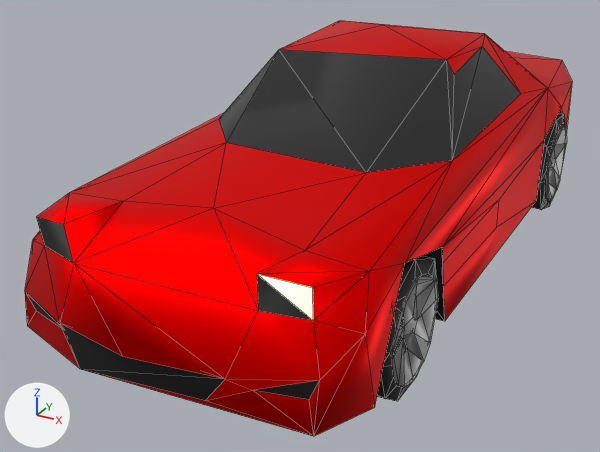
Two versions of the OBJ model assets/mazda_rx7_low.obj, one commit apart.
Both versions are drawn from a 50 mm lens placed at (1.94, -4.27, 2.17), pointed at (-0.22, -0.34, 0.21). The lights are fixed; the arrows at lower left show +X, +Y and +Z. Mesh edges are drawn as thin lines. Where no turn or scale is listed for an object, it has been applied to the vertices.

Names of what the first picture shows: 'BL_Wheel', 'FL_Wheel', 'RX-7'.
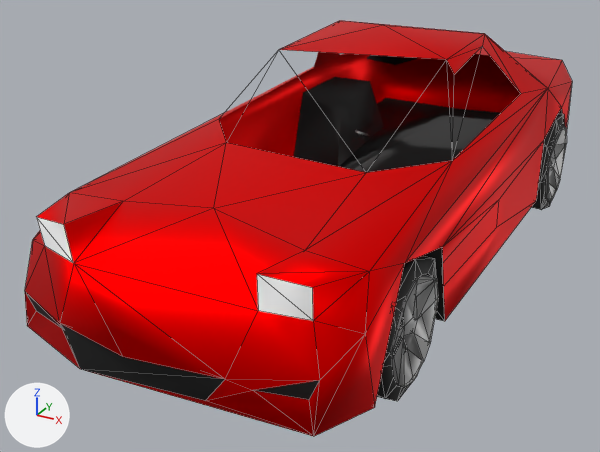
Boxes (x1, y1, x2, y2) around the edits, measured in the pictures (600 x 452 px):
'RX-7', surface changed, recoloured, reshaped
    both: (25, 20, 572, 436)
part 1 of me_rx_7, built on
    both: (36, 217, 73, 263)
part 2 of me_rx_7, recoloured (black to white)
    both: (257, 275, 313, 321)

The change in detail:
In material 'Window' (mat_window), alpha goes from 1.0 to 0.0.
In material 'FrontLights' (mat_frontlights), emission_color is no longer (1.0, 0.667, 0.137), yellow #ffd567.
In material 'FrontLights' (mat_frontlights), emission_strength is no longer 2.0.
me_rx_7 is used by ob_rx_7; location (0.0, 0.0, 0.0).
Verts and faces of me_rx_7; kept vertices keep their numbers, new ones are numbered from 119.
Before the commit, vertices of me_rx_7: 35 (-0.42, -1.96, 0.62) at pixel (73, 263), 89 (-0.68, -1.89, 0.75) at pixel (36, 216), 90 (-0.68, -1.87, 0.6) at pixel (44, 245), 91 (-0.47, -1.94, 0.77) at pixel (63, 224).
me_rx_7 had 119 vertices, 172 faces and spanned x -0.89..0.89, y -2.17..2.17, z 0.17..1.28.
me_rx_7 now has 119 vertices, 173 faces and spans x -0.89..0.89, y -2.17..2.17, z 0.17..1.28.
Part 1, on me_rx_7:
Faces deleted: (35, 91, 89, 90).
New faces: (35, 89, 90), (35, 91, 89) (mat_frontlights (white #e7e7e7)).
me_rx_7 part 2: 1 face spanning x 0.47..0.68, y -1.94..-1.87, z 0.6..0.77 switches from mat_plastic (black #000000) to mat_frontlights (white #e7e7e7).
